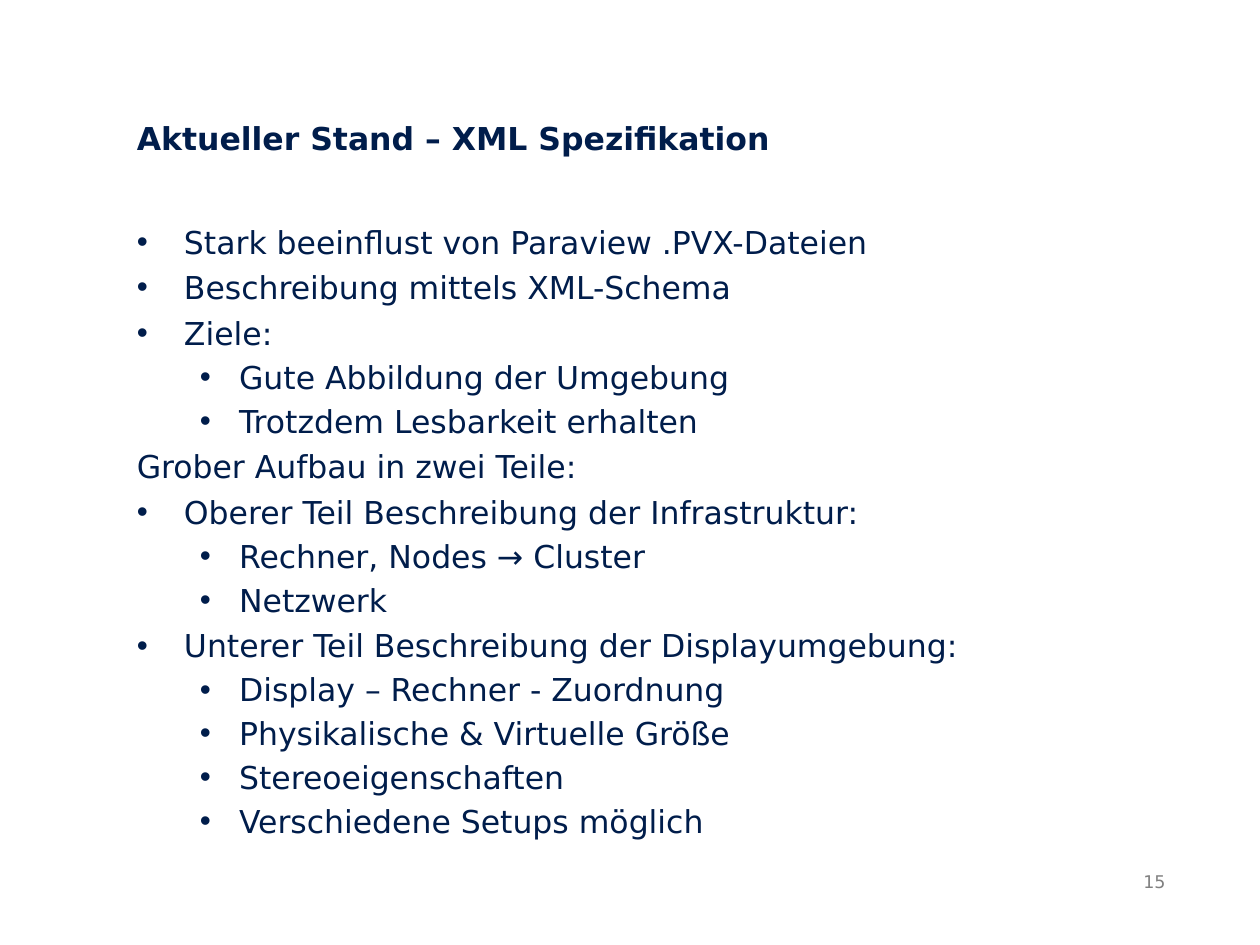
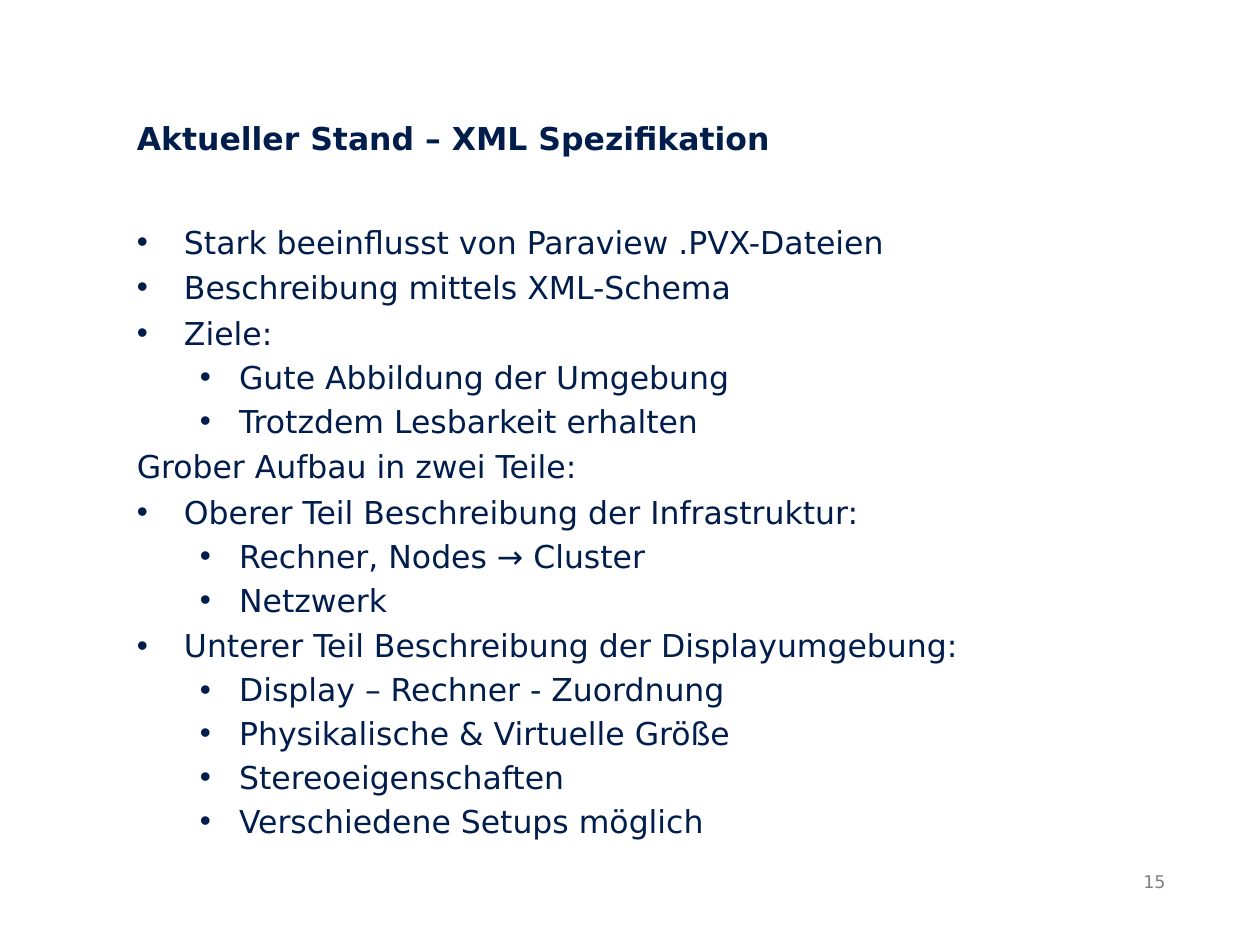
Before and after one commit to Neox-1990/OpenDECL-Diplom, a slide deck: slide 15 of Präsentationen/Zwischenpräsentation/Zwischenpräsentation.odp. Drawn at 1260x945 pixels with LibreOffice and Linux fonts; fonts in the diff are those of the drawing. Boxes give left, top, right and bottom in pixels: in the first picture for what was removed or moved away, otherwise in the second. Text is boxed around its words. In the diff, an @@ line names an element or a change of style, - is before the commit and + after.

```diff
--- a/Präsentationen/Zwischenpräsentation/Zwischenpräsentation.odp
+++ b/Präsentationen/Zwischenpräsentation/Zwischenpräsentation.odp
@@ text at [184, 230, 883, 255]: text changed @@
-• Stark beeinflust von Paraview .PVX-Dateien
+• Stark beeinflusst von Paraview .PVX-Dateien
```
Also in this commit, not shown: 5 other slides changed, 8 other files.
